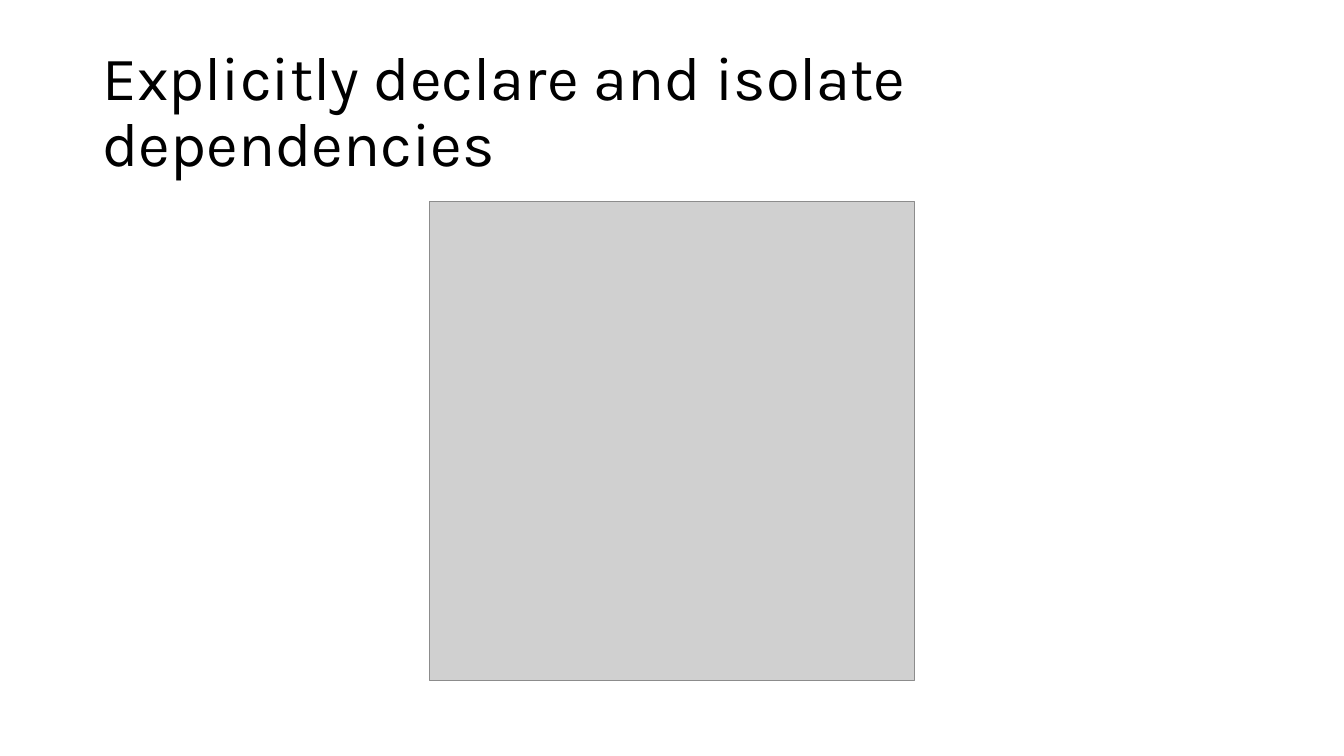
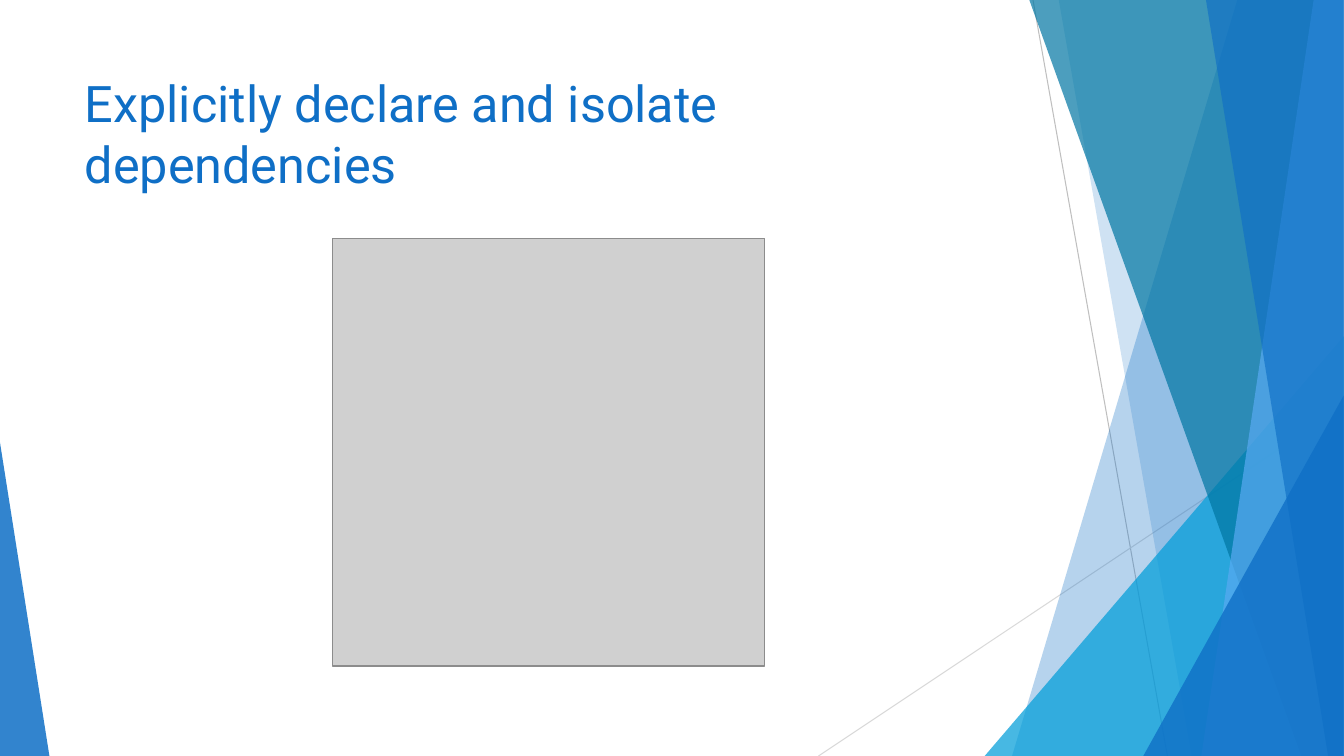
Before and after one commit to ericburcham/cloud-patterns-and-practices, a slide deck: slide 22 of presentation.pptx. Drawn at 1344x756 pixels with LibreOffice and Linux fonts; fonts in the diff are those of the drawing; grey boxes stand for pictures. Boxes give left, top, right and bottom in pixels: in the first picture for what was removed or moved away, otherwise in the second. Text is boxed around its words. In the diff, an @@ line names an element or a change of style, - is before the commit and + after.

Commit message:
style the presentation

```diff
--- a/presentation.pptx
+++ b/presentation.pptx
@@ title "Explicitly declare and isolate dependencies": place and size @@
-title "Explicitly declare and isolate dependencies" at <box>102,57,905,181</box>
+title "Explicitly declare and isolate dependencies" at <box>85,84,718,194</box>
@@ title "Explicitly declare and isolate dependencies" at <box>85,84,718,194</box>: size 44 to 36 pt, font Karla to Roboto, text colour #000000 to #0F6FC6; line spacing 0.9 to 1; vertical alignment middle to top @@
@@ picture: place and size @@
-picture at <box>430,202,914,682</box>
+picture at <box>333,238,765,665</box>
@@ group added at <box>0,0,1344,756</box>: 5 freeform shapes, 3 triangles, 2 lines @@
```
Also in this commit, not shown: 90 other slides changed.
